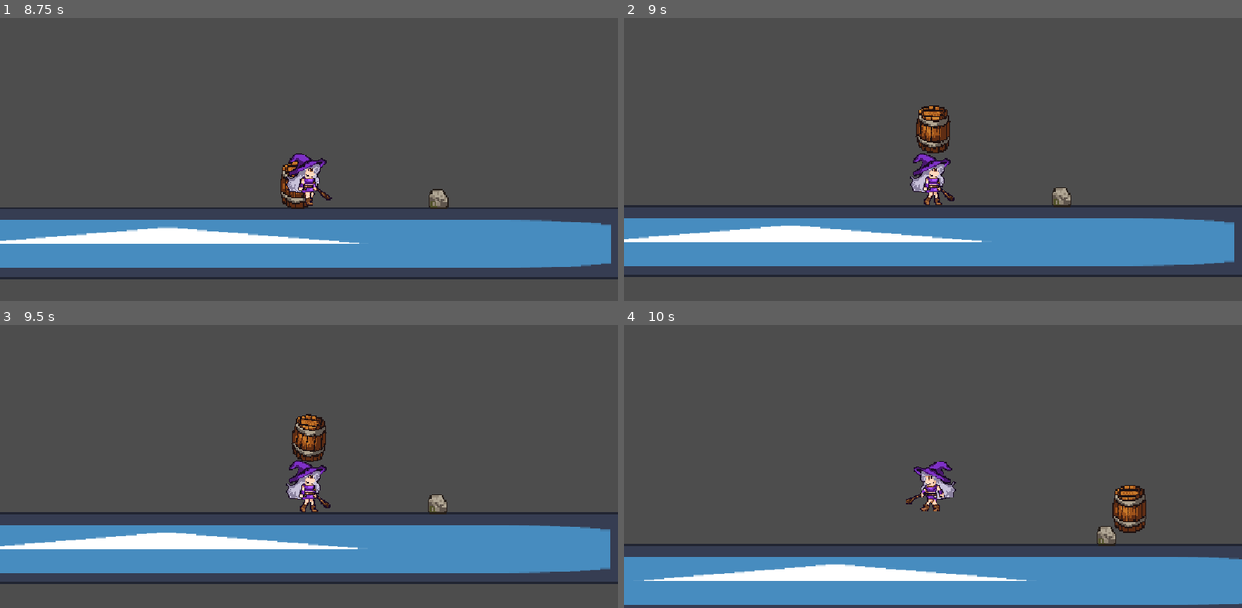
Above: before the commit, frames 1-4 (two rows, left to right).
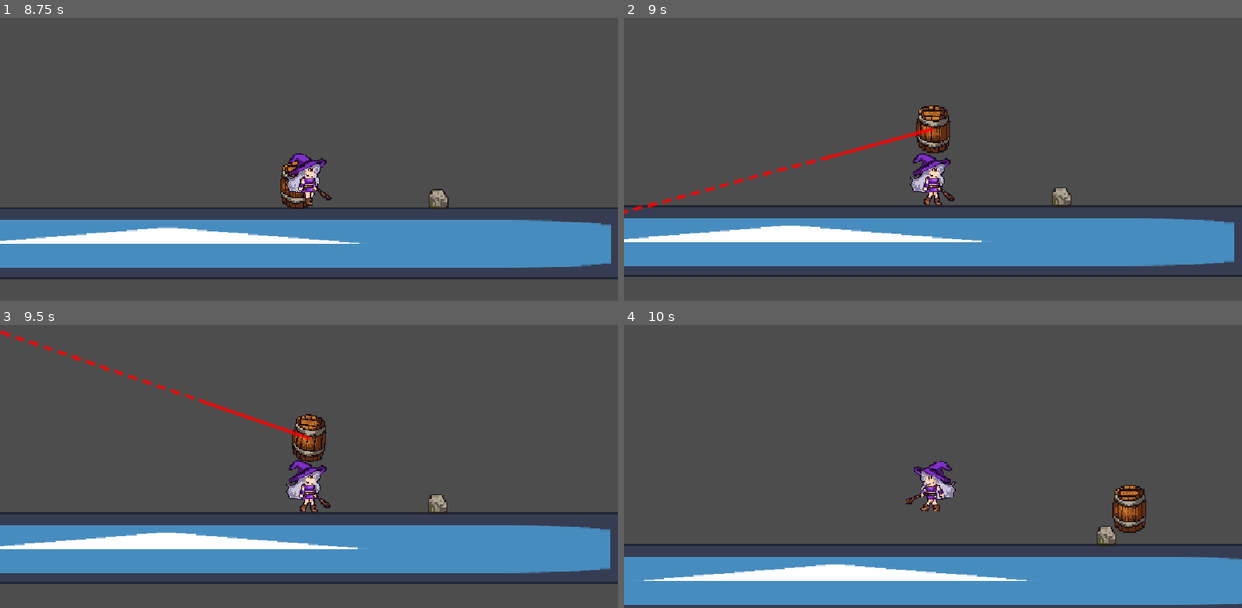
Above: after the commit, the same moments.

Repository: komura-athushi/The-Witch-s-Strange-Adventure
Game: Godot game, scene res://assets/levels/stages/Stage.tscn
The game is run twice, just before and just after one commit, with the same random seed, the same clock (stepped at 60 frames per second) and the same inputs. The engine's default icon, where the game draws it, is replaced by a stand-in: a white triangle on a blue panel in a dark square.
Inputs (mouse positions are in pixels of both pictures, inside the frame that each line leads up to):
- Up to frame 1 (8.75 s): tap Enter at 0.5, 3.5, 6.5 s; move the mouse to (444, 102) at 0.52 s; hold D (move_right) 0.53-1.25 s; click (444, 102) at 0.67 s; tap Space (jump) at 0.77, 2, 3.77, 5, 6.77, 8 s; drag from (185, 139) to (309, 182) at 1.27 s; move the mouse to (370, 43) at 2.02 s; hold A (move_left) 2.03-2.75 s; click (370, 43) at 2.17 s; drag from (278, 193) to (580, 196) at 2.77 s; move the mouse to (494, 176) at 3.52 s; hold D (move_right) 3.53-4.25 s; click (494, 176) at 3.67 s; drag from (123, 66) to (506, 230) at 4.27 s; move the mouse to (339, 119) at 5.02 s; hold D (move_right) 5.03-5.75 s; click (339, 119) at 5.17 s; drag from (216, 32) to (185, 139) at 5.77 s; move the mouse to (444, 102) at 6.52 s; hold A (move_left) 6.53-7.25 s; click (444, 102) at 6.67 s; drag from (185, 139) to (309, 182) at 7.27 s; move the mouse to (370, 43) at 8.02 s; hold D (move_right) from 8.03 s (still down); click (370, 43) at 8.17 s
- Up to frame 2 (9 s): release D (move_right) at 8.75 s; drag from (902, 193) to (747, 66) at 8.77 s
- Up to frame 3 (9.5 s): no input
- Up to frame 4 (10 s): move the mouse to (1118, 483) at 9.52 s; hold A (move_left) from 9.53 s (still down); click (1118, 483) at 9.67 s; tap Space (jump) at 9.77 s

Frame 1 is identical in both runs. In frame 2, 0.6% of the frame differs, in the area x 0-51%, y 38-70%; in frame 3, 0.6%; in frame 4, nothing differs.

Commit message:
線を表示するように

Diff:
--- a/assets/characters/monos/PickupItem.gd
+++ b/assets/characters/monos/PickupItem.gd
@@ -19,7 +19,6 @@
 @export_range(0.1, 12.0, 0.1) var held_float_speed: float = 3.0
 @export_range(0.0, 30.0, 0.5) var held_float_tilt_degrees: float = 6.0
 
-
 @onready var sprite: Sprite2D = $Sprite2D
 @onready var body_collision_shape: CollisionShape2D = $CollisionShape2D
 @onready var clickable: Area2D = $Clickable
@@ -135,7 +134,7 @@
 	_held_float_elapsed = 0.0
 	_world_z_index = z_index
 
-	# 持っている間は地面にもクリックにも反応しない
+	# Held items should not collide with the world or respond to clicks.
 	collision_mask = 0
 	clickable.collision_layer = 0
 	z_index = by.z_index + 1
@@ -166,6 +165,9 @@
 	_throw_start_position = global_position
 	_throw_elapsed = 0.0
 	velocity = direction.normalized() * _get_effective_throw_speed()
+
+func get_throw_straight_distance() -> float:
+	return minf(_get_throw_force_free_distance(), _get_effective_throw_speed() * _get_throw_force_free_time())
 
 func _get_gravity_value() -> float:
 	return float(ProjectSettings.get_setting("physics/2d/default_gravity"))
@@ -200,7 +202,7 @@
 		_get_throw_force_free_distance(),
 		_get_throw_force_blend_distance()
 	)
-	return max(time_factor, distance_factor)
+	return maxf(time_factor, distance_factor)
 
 func _get_blend_factor(progress: float, free_zone: float, blend_zone: float) -> float:
 	if progress <= free_zone:
@@ -210,22 +212,22 @@
 	return clamp((progress - free_zone) / blend_zone, 0.0, 1.0)
 
 func _get_weight_ratio() -> float:
-	return clamp((throw_weight - 1.0) / 1.8, 0.0, 1.0)
+	return inverse_lerp(0.1, 3.0, clampf(throw_weight, 0.1, 3.0))
 
 func _get_effective_throw_speed() -> float:
-	return throw_speed / sqrt(max(throw_weight, 0.1))
+	return throw_speed / sqrt(maxf(throw_weight, 0.1))
 
 func _get_throw_air_drag() -> float:
 	return lerp(1.6, 2.8, _get_weight_ratio())
 
 func _get_throw_force_free_time() -> float:
-	return lerp(0.18, 0.07, _get_weight_ratio())
+	return lerp(0.24, 0.11, _get_weight_ratio())
 
 func _get_throw_force_blend_time() -> float:
 	return lerp(0.42, 0.2, _get_weight_ratio())
 
 func _get_throw_force_free_distance() -> float:
-	return lerp(190.0, 80.0, _get_weight_ratio())
+	return lerp(230.0, 115.0, _get_weight_ratio())
 
 func _get_throw_force_blend_distance() -> float:
 	return lerp(220.0, 120.0, _get_weight_ratio())
--- a/assets/characters/player/Player.gd
+++ b/assets/characters/player/Player.gd
@@ -2,7 +2,6 @@
 extends CharacterBody2D
 
 @export var config: PlayerConfig
-
 
 @export_flags_2d_physics var click_mask: int = 1 << 3
 
@@ -10,9 +9,9 @@
 @onready var interaction_detector: Area2D = $InteractionDetector
 @onready var visual: Node2D = $Visual
 @onready var sprite2D = $Visual/AnimatedSprite2D
+@onready var throw_prediction_line: ThrowPredictionLine = $ThrowPredictionLine
 var nearby_interactables: Array[Node] = []
 var held_item: PickupItem = null
-
 
 var ANIM_THRESHOLD = 5.0
 
@@ -23,21 +22,17 @@
 	interaction_detector.body_exited.connect(_on_detector_body_exited)
 
 func _physics_process(delta: float) -> void:
-
 	_apply_horizontal_movement()
 	_apply_vertical_movement(delta)
 
-	# アニメーション更新
 	_update_animation()
-	# 向き更新
 	_update_direction(velocity.x)
 
 	move_and_slide()
 
-func _update_animation():
+func _update_animation() -> void:
 	if abs(velocity.x) > ANIM_THRESHOLD:
 		sprite2D.animation = "walk"
-
 		sprite2D.play()
 	else:
 		sprite2D.stop()
@@ -48,12 +43,10 @@
 	elif direction_x > 0:
 		visual.scale.x = 1
 
-# 横移動
 func _apply_horizontal_movement() -> void:
 	var axis = Input.get_axis("move_left", "move_right")
 	velocity.x = axis * config.move_speed
 
-# 縦移動
 func _apply_vertical_movement(delta: float) -> void:
 	if not is_on_floor():
 		velocity.y += _get_gravity_value() * delta
@@ -67,13 +60,10 @@
 		return float(ProjectSettings.get_setting("physics/2d/default_gravity"))
 	return config.gravity
 
-
-
 func _unhandled_input(event: InputEvent) -> void:
 	if event is InputEventMouseButton \
 	and event.button_index == MOUSE_BUTTON_LEFT \
 	and event.pressed:
-
 		var mouse_global := get_global_mouse_position()
 
 		if held_item == null:
@@ -89,6 +79,7 @@
 
 	held_item = item
 	item.pick_up(self)
+	throw_prediction_line.set_target_item(item)
 
 func release_held_item() -> void:
 	if held_item == null:
@@ -96,6 +87,7 @@
 
 	var item := held_item
 	held_item = null
+	throw_prediction_line.clear_target_item()
 	item.drop_to_world(hold_socket.global_position)
 
 func throw_held_item(target_global: Vector2) -> void:
@@ -104,6 +96,7 @@
 
 	var item := held_item
 	held_item = null
+	throw_prediction_line.clear_target_item()
 	item.throw_to(target_global)
 
 func get_hold_position(item_offset: Vector2) -> Vector2:
--- /dev/null
+++ b/assets/characters/player/ThrowPredictionLine.gd
@@ -0,0 +1,139 @@
+class_name ThrowPredictionLine
+extends Node2D
+
+@export var solid_color: Color = Color(1.0, 0.0, 0.0, 0.85)
+@export var dotted_color: Color = Color(1.0, 0.0, 0.0, 0.85)
+@export_range(1.0, 8.0, 0.5) var line_width: float = 2.0
+@export_range(2.0, 24.0, 1.0) var dash_length: float = 8.0
+@export_range(2.0, 24.0, 1.0) var dash_gap: float = 7.0
+
+var target_item: PickupItem = null
+
+func _ready() -> void:
+	visible = false
+	set_process(false)
+
+func _process(_delta: float) -> void:
+	queue_redraw()
+
+func _draw() -> void:
+	if target_item == null or not is_instance_valid(target_item):
+		target_item = null
+		visible = false
+		set_process(false)
+		return
+
+	var start_global := target_item.global_position
+	var direction := _get_throw_direction(start_global)
+	var end_global := _get_screen_edge_point(start_global, direction)
+	var prediction_length := start_global.distance_to(end_global)
+	var straight_length: float = minf(target_item.get_throw_straight_distance(), prediction_length)
+	var solid_end_global := start_global + direction * straight_length
+
+	draw_line(to_local(start_global), to_local(solid_end_global), solid_color, line_width, true)
+
+	if straight_length < prediction_length:
+		_draw_dotted_line(solid_end_global, end_global)
+
+func set_target_item(item: PickupItem) -> void:
+	target_item = item
+	visible = target_item != null
+	set_process(visible)
+	queue_redraw()
+
+func clear_target_item() -> void:
+	target_item = null
+	visible = false
+	set_process(false)
+	queue_redraw()
+
+func _get_throw_direction(start_global: Vector2) -> Vector2:
+	var direction := get_global_mouse_position() - start_global
+	if direction.length() < 1.0:
+		return Vector2.RIGHT
+	return direction.normalized()
+
+func _draw_dotted_line(from_global: Vector2, end_global: Vector2) -> void:
+	var segment := end_global - from_global
+	var segment_length := segment.length()
+	if segment_length <= 0.0:
+		return
+
+	var direction := segment / segment_length
+	var distance := 0.0
+	while distance < segment_length:
+		var dash_start := from_global + direction * distance
+		var dash_end_distance: float = minf(distance + dash_length, segment_length)
+		var dash_end := from_global + direction * dash_end_distance
+		draw_line(to_local(dash_start), to_local(dash_end), dotted_color, line_width, true)
+		distance += dash_length + dash_gap
+
+func _get_screen_edge_point(start_global: Vector2, direction: Vector2) -> Vector2:
+	var viewport_rect := _get_viewport_global_rect()
+	var nearest_distance: float = INF
+
+	if abs(direction.x) > 0.001:
+		nearest_distance = _get_nearest_edge_distance(
+			start_global,
+			direction,
+			(viewport_rect.position.x - start_global.x) / direction.x,
+			viewport_rect,
+			nearest_distance
+		)
+		nearest_distance = _get_nearest_edge_distance(
+			start_global,
+			direction,
+			(viewport_rect.end.x - start_global.x) / direction.x,
+			viewport_rect,
+			nearest_distance
+		)
+
+	if abs(direction.y) > 0.001:
+		nearest_distance = _get_nearest_edge_distance(
+			start_global,
+			direction,
+			(viewport_rect.position.y - start_global.y) / direction.y,
+			viewport_rect,
+			nearest_distance
+		)
+		nearest_distance = _get_nearest_edge_distance(
+			start_global,
+			direction,
+			(viewport_rect.end.y - start_global.y) / direction.y,
+			viewport_rect,
+			nearest_distance
+		)
+
+	if nearest_distance == INF:
+		return start_global + direction * 1000.0
+	return start_global + direction * nearest_distance
+
+func _get_nearest_edge_distance(
+	start_global: Vector2,
+	direction: Vector2,
+	distance: float,
+	viewport_rect: Rect2,
+	current_nearest: float
+) -> float:
+	if distance <= 0.0 or distance >= current_nearest:
+		return current_nearest
+
+	var point := start_global + direction * distance
+	if viewport_rect.grow(0.5).has_point(point):
+		return distance
+	return current_nearest
+
+func _get_viewport_global_rect() -> Rect2:
+	var viewport := get_viewport()
+	var screen_rect := viewport.get_visible_rect()
+	var screen_to_global := viewport.get_canvas_transform().affine_inverse()
+	var top_left := screen_to_global * screen_rect.position
+	var top_right := screen_to_global * (screen_rect.position + Vector2(screen_rect.size.x, 0.0))
+	var bottom_left := screen_to_global * (screen_rect.position + Vector2(0.0, screen_rect.size.y))
+	var bottom_right := screen_to_global * screen_rect.end
+
+	var min_x: float = minf(minf(top_left.x, top_right.x), minf(bottom_left.x, bottom_right.x))
+	var min_y: float = minf(minf(top_left.y, top_right.y), minf(bottom_left.y, bottom_right.y))
+	var max_x: float = maxf(maxf(top_left.x, top_right.x), maxf(bottom_left.x, bottom_right.x))
+	var max_y: float = maxf(maxf(top_left.y, top_right.y), maxf(bottom_left.y, bottom_right.y))
+	return Rect2(Vector2(min_x, min_y), Vector2(max_x - min_x, max_y - min_y))
--- a/assets/characters/player/player.tscn
+++ b/assets/characters/player/player.tscn
@@ -10,6 +10,7 @@
 [ext_resource type="Texture2D" uid="uid://bma1vo3ychd2q" path="res://assets/characters/player/sprites/animations/walk/player_walk7.png" id="8_pgyqb"]
 [ext_resource type="Texture2D" uid="uid://dijm8x6k4cbms" path="res://assets/characters/player/sprites/animations/walk/player_walk6.png" id="9_nom8i"]
 [ext_resource type="Texture2D" uid="uid://4t87pltdoit8" path="res://assets/characters/player/sprites/animations/walk/player_walk8.png" id="10_d3f0l"]
+[ext_resource type="Script" uid="uid://e3gplrn5ng20" path="res://assets/characters/player/ThrowPredictionLine.gd" id="11_q773n"]
 
 [sub_resource type="SpriteFrames" id="SpriteFrames_xfu5q"]
 animations = [{
@@ -73,6 +74,10 @@
 [node name="HoldSocket" type="Marker2D" parent="." unique_id=1729694090]
 position = Vector2(0, -33)
 
+[node name="ThrowPredictionLine" type="Node2D" parent="." unique_id=552425642]
+z_index = 20
+script = ExtResource("11_q773n")
+
 [node name="InteractionDetector" type="Area2D" parent="." unique_id=1279889132]
 collision_layer = 0
 collision_mask = 4
Not shown, added: assets/characters/player/ThrowPredictionLine.gd.uid
